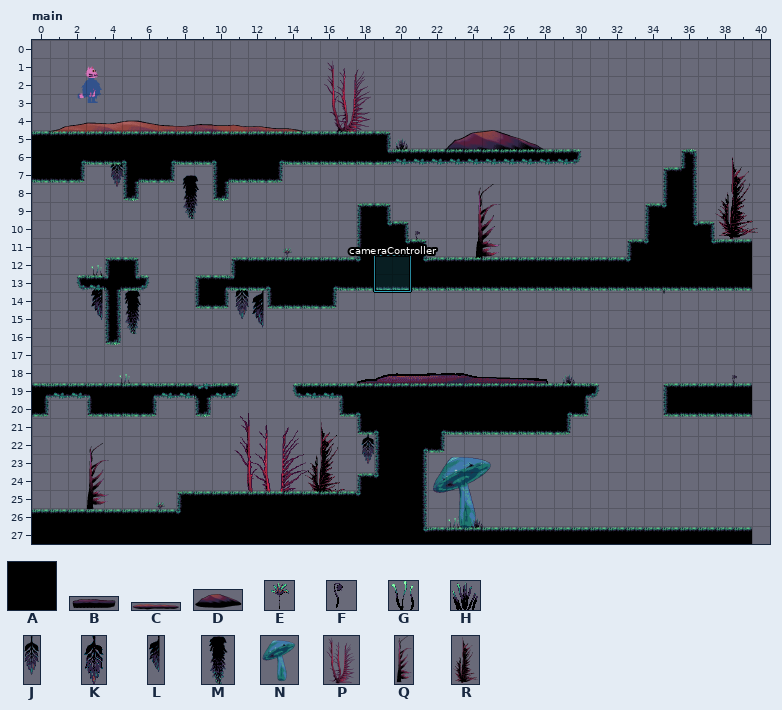
LDtk project: asset/data/in.ldtk. That is the earlier state.
Cells are 50x50 px. Shown: main x 0..40, y 0..27.
Key: from "background": A 1 "Ground"; from "cave": B 152, C 2101, D 3750; from "decoration22": E 61, F 62, G 81, H 90; from "downVine": J 1, K 3, L 4, M 5; from "mushroom": N 0; from "vine1": P 11; from "vine2": Q 0; from "vine4": R 0.
_ is an empty cell.
Objects are placed by their top-left corner, in cells (3,4 is the top-left corner of cell 3,4); size is 1x1 cell unless given.
Layer "background" before, first column x 0:
 0 _________________________________________
 1 _________________________________________
 2 _________________________________________
 3 _________________________________________
 4 _________________________________________
 5 AAAAAAAAAAAAAAAAAAAA_____________________
 6 AAAAAAAAAAAAAAAAAAAAAAAAAAAAAAA_____A____
 7 AAA__AAA__AAAA_____________________AA____
 8 _____A____A________________________AA____
 9 __________________AA______________AAA____
10 __________________AAA_____________AAAA___
11 __________________AAAA___________AAAAAAA_
12 ____AA_____AAAAAAAAAAAAAAAAAAAAAAAAAAAAA_
13 __AAAAA__AAAAAAAAAAAAAAAAAAAAAAAAAAAAAAA_
14 ____A____AA__AAAA________________________
15 ____A____________________________________
16 ____A____________________________________
17 _________________________________________
18 _________________________________________
19 AAAAAAAAAAAA__AAAAAAAAAAAAAAAAAA___AAAAA_
20 A__AAAA__A_______AAAAAAAAAAAAAA____AAAAA_
21 __________________AAAAAAAAAAAA___________
22 ___________________AAAA__________________
23 ___________________AAA___________________
24 __________________AAAA___________________
25 ________AAAAAAAAAAAAAA___________________
26 AAAAAAAAAAAAAAAAAAAAAA___________________
27 AAAAAAAAAAAAAAAAAAAAAAAAAAAAAAAAAAAAAAAA_
Objects on layer "backgroundEntities" before:
P "vine" at 16,1 size 3.2x4.5
R "vine2" at 37.4,6.4 size 3.5x4.8
M "downVine1" at 4.8,13.8 size 1.6x2.6
K "downVine2" at 3.8,6.4 size 1.8x1.8
K "downVine2" at 18.2,21.8 size 1x1.8
L "downVine3" at 3.2,13.4 size 1x2.8
Q "vine3" at 24.3,8 size 1.9x4.5
Q "vine3" at 2.6,22.4 size 2.2x3.8
M "downVine1" at 29.1,6.4 size 2.4x0.3
M "downVine1" at 33.9,13.8 size 2.4x0.3
B "rock1" at 17.3,17.9 size 12.2x3.2
D "rock2" at 21.8,4.5 size 7.7x2.6
J "downVine4" at 11.2,13.4 size 1x2.6
L "downVine3" at 12.2,13.8 size 1x2.9
C "rock3" at 0.3,3.8 size 16x2.6
M "downVine1" at 8,6.7 size 1.6x3.2
N "mushroom" at 22.1,22.7 size 3.8x4.8
P "vine" at 10.9,19.8 size 5.1x7.7
R "vine2" at 15,21.1 size 2.6x4.5
E "grass1" at 13.8,11.5 size 0.8x0.8
G "grass2" at 3.2,12.5 size 0.8x0.8
G "grass2" at 23,26.6 size 0.8x0.8
H "grass3" at 24.3,26.6 size 0.8x0.8
F "grass4" at 21.1,10.6 size 0.8x0.8
H "grass3" at 20.2,5.4 size 0.8x0.8
F "grass4" at 38.7,18.6 size 0.8x0.8
G "grass2" at 4.8,18.6 size 0.8x0.8
E "grass1" at 6.7,25.6 size 0.8x0.8
H "grass3" at 29.4,18.6 size 0.8x0.8
Now the later version:
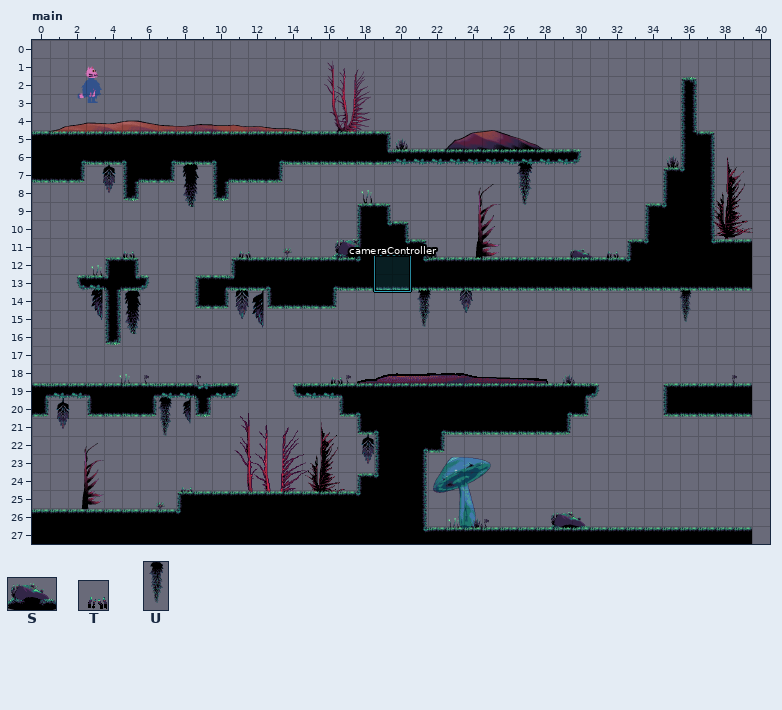
Further tiles: from "decoration22": S 0, T 63; from "downVine": U 7.
Change:
Layer "backgroundEntities":
changed: R "vine2" at 37.4,6.4 size 3.5x4.8 -> R "vine4" at 37.4,6.4 size 2.9x4.8
changed: K "downVine2" at 3.8,6.4 size 1.8x1.8 -> K "downVine2" at 3.8,6.7 size 1x1.8
changed: Q "vine3" at 2.6,22.4 size 2.2x3.8 -> Q "vine2" at 2.6,22.4 size 1.6x3.8
changed: M "downVine1" at 8,6.7 size 1.6x3.2 -> M "downVine1" at 8,6.7 size 1.6x2.6
added: U "downVine5" at 26.6,6.7 size 1.6x2.9
added: U "downVine5" at 35.5,13.8 size 1.6x2.2
added: S "grass5" at 29.8,11.2 size 1.6x1.3
added: S "grass5" at 28.2,25.9 size 3.5x1.6
added: F "grass4" at 9,18.6 size 0.8x0.8
added: F "grass4" at 6.1,18.6 size 0.8x0.8
added: F "grass4" at 17.3,18.6 size 0.8x0.8
added: F "grass4" at 25,26.6 size 0.8x0.8
added: H "grass3" at 21.8,11.5 size 0.8x0.8
added: H "grass3" at 35.2,6.4 size 0.8x0.8
added: T "grass6" at 31.7,11.2
added: T "grass6" at 16.3,18.2
added: T "grass6" at 8,24.3
added: T "grass6" at 4.8,11.2
added: T "grass6" at 11.2,11.2
added: S "grass5" at 16.6,10.6 size 2.6x1.9
added: G "grass2" at 18.2,8.3 size 0.8x0.8
added: U "downVine5" at 6.7,19.8 size 1.3x2.6
added: L "downVine3" at 8.3,19.8 size 0.6x1.9
added: K "downVine2" at 1.3,19.8 size 1x1.8
added: J "downVine4" at 23.7,13.1 size 1x2.6
added: U "downVine5" at 21.1,13.8 size 1.3x2.6
removed: M "downVine1" at 33.9,13.8 size 2.4x0.3
removed: F "grass4" at 21.1,10.6 size 0.8x0.8
Layer "background":
y 2..4: x 36 _ -> A
y 5: x 36..37 __ -> AA
y 6..9: x 37 _ -> A
